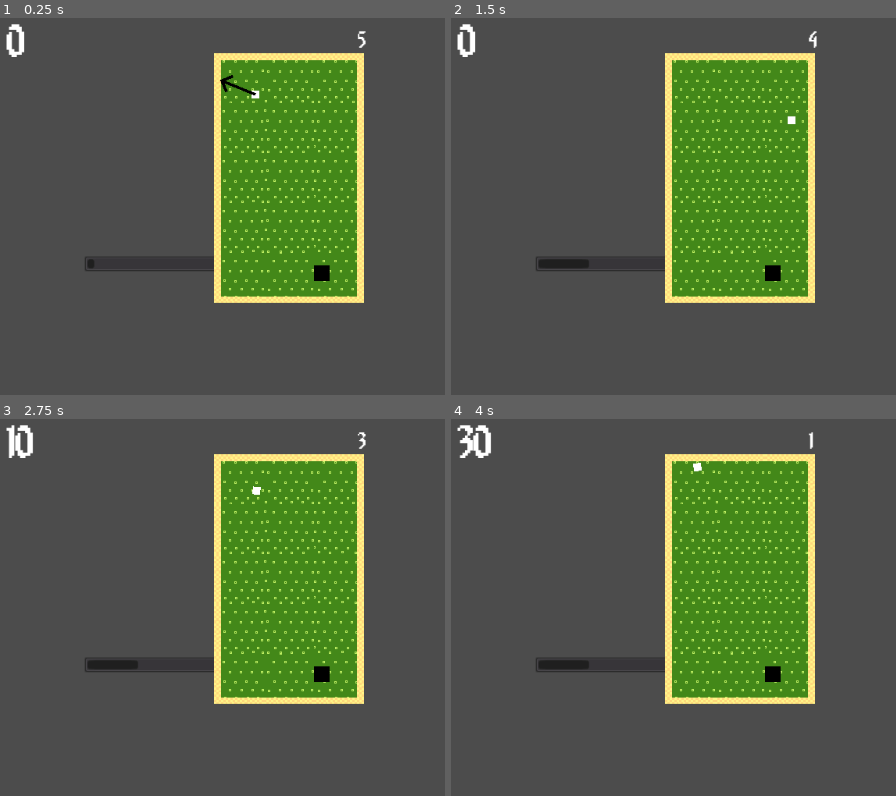
Above: before the commit, frames 1-4 (two rows, left to right).
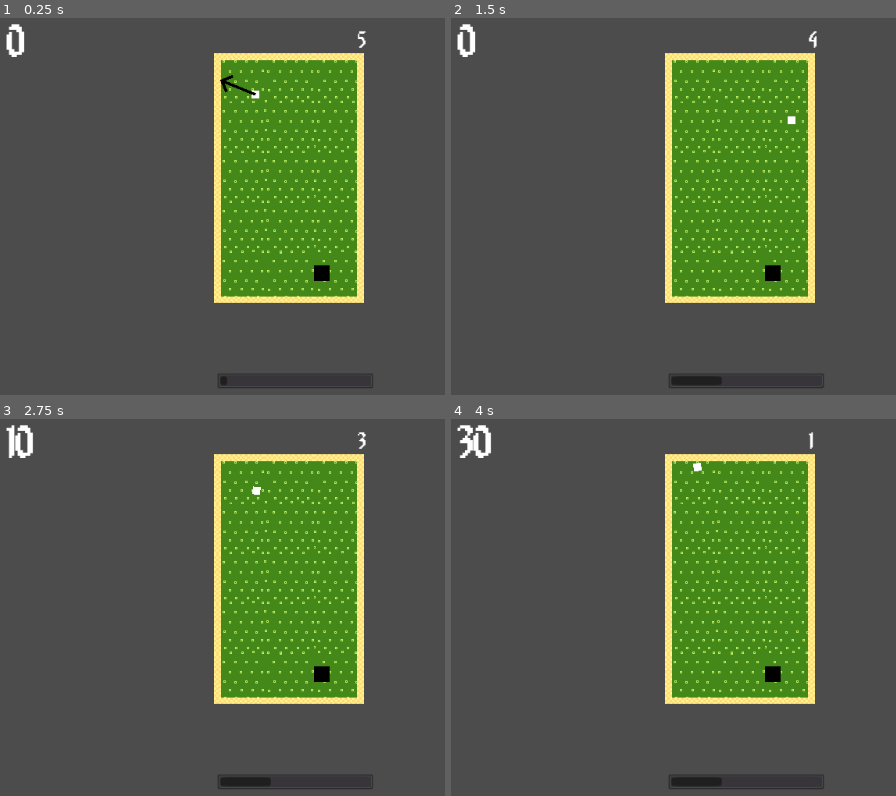
Above: after the commit, the same moments.

Repository: kenset/Par-One
Game: Godot game, scene res://PlayScene.tscn
Same seed, same stepped clock (60 frames per second), same inputs: the game is played once before the commit and once after it.
Inputs (mouse positions are in pixels of both pictures, inside the frame that each line leads up to):
- Up to frame 1 (0.25 s): no input
- Up to frame 2 (1.5 s): tap Enter at 0.5 s; move the mouse to (outside the picture) at 0.52 s; tap Space at 0.77 s; move the mouse to (580, 202) at 1.27 s
- Up to frame 3 (2.75 s): tap Space at 1.52 s; move the mouse to (369, 475) at 2.02 s
- Up to frame 4 (4 s): tap Space at 2.75, 3.02, 3.77 s; move the mouse to (700, 671) at 2.77 s; move the mouse to (outside the picture) at 3.52 s

The runs differ from the first frame. In frame 1, 0.3% of the frame differs, in the area x 19-84%, y 63-99%; in frame 2, 0.8%; in frame 3, 0.8%; in frame 4, 0.8%.

Commit message:
Resets timer after loading new course

Diff:
--- a/PlayScene.gd
+++ b/PlayScene.gd
@@ -11,9 +11,10 @@
 	loadCourse(currentCourseNumber)
 
 func loadNextCourse():
-	currentCourse.queue_free()
 	currentCourseNumber = currentCourseNumber + 1
-	loadCourse(currentCourseNumber)
+	if (currentCourseNumber < courses.size()):
+		currentCourse.queue_free()
+		loadCourse(currentCourseNumber)
 
 func loadCourse(courseNumber):
 	currentCourse = courses[courseNumber].instance()
--- a/PlayScene.tscn
+++ b/PlayScene.tscn
@@ -12,7 +12,7 @@
 courses = [ ExtResource( 2 ), ExtResource( 3 ) ]
 
 [node name="PowerMeter" parent="." instance=ExtResource( 4 )]
-position = Vector2( 250, 400 )
+position = Vector2( 420, 550 )
 
 [node name="Timer" parent="." instance=ExtResource( 5 )]
 position = Vector2( 600, 110 )
--- a/Timer.tscn
+++ b/Timer.tscn
@@ -20,4 +20,3 @@
 scroll_active = false
 
 [node name="Timer" type="Timer" parent="."]
-one_shot = true
